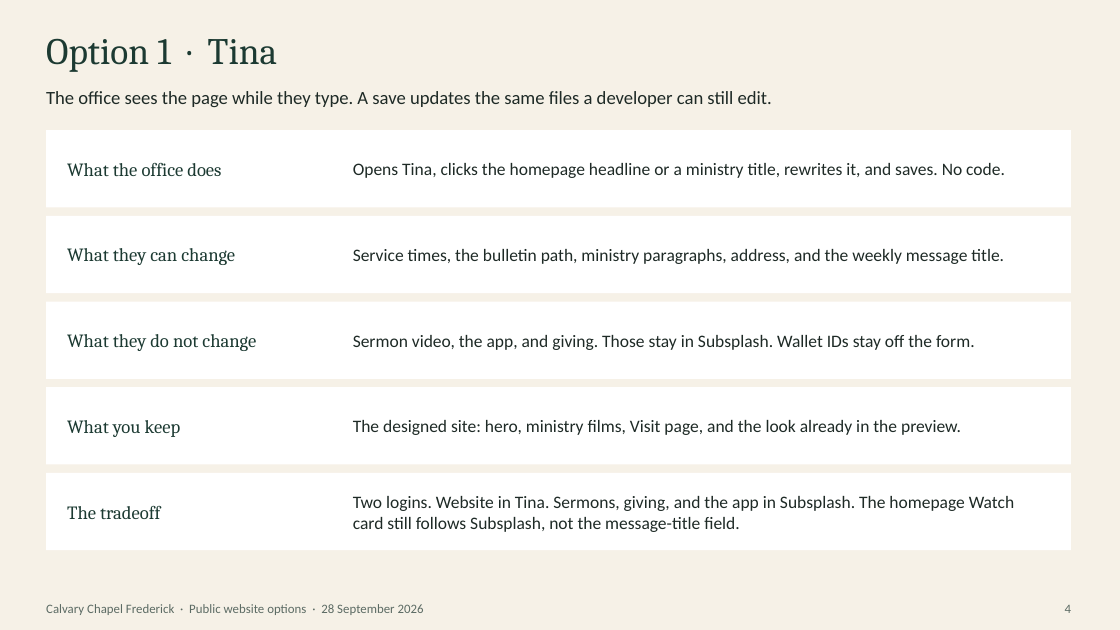
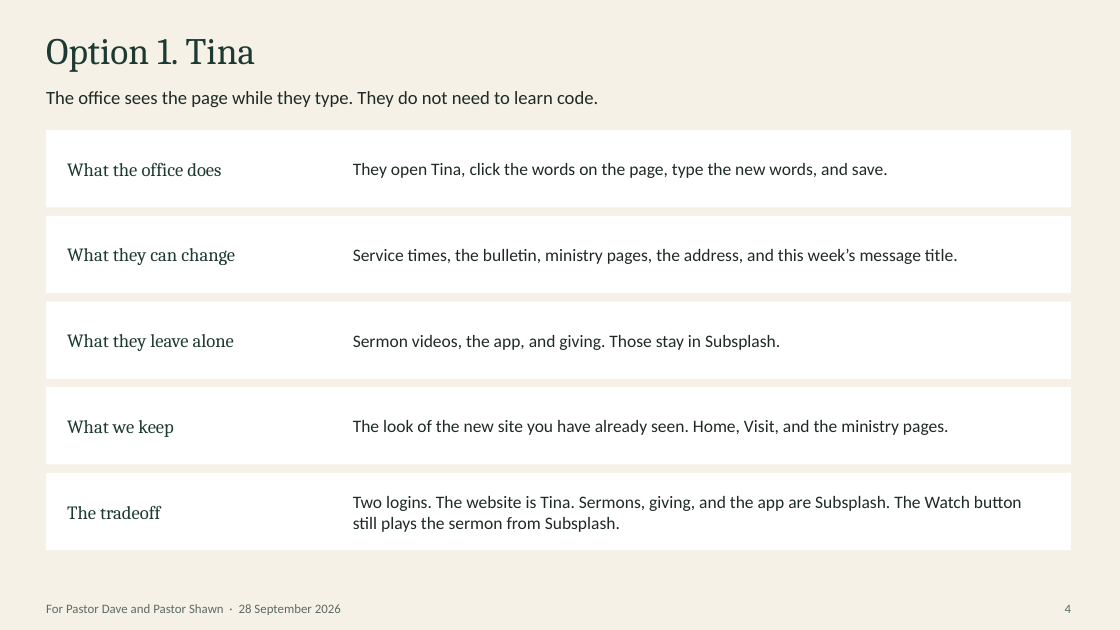
Before and after one commit to NSDQ-160th/calvary-frederick, a slide deck: slide 4 of docs/website-options.pptx. Drawn at 1120x630 pixels with LibreOffice and Linux fonts; fonts in the diff are those of the drawing. Boxes give left, top, right and bottom in pixels: in the first picture for what was removed or moved away, otherwise in the second. Text is boxed around its words. In the diff, an @@ line names an element or a change of style, - is before the commit and + after.

Commit message:
docs: rewrite the website choice for Pastor Dave and Pastor Shawn
The deck now explains Tina and SnapPages in plain language, with the app, giving, and sermons staying on Subsplash either way.

```diff
--- a/docs/website-options.pptx
+++ b/docs/website-options.pptx
@@ text at (46, 38, 256, 72): text changed @@
-Option 1 · Tina
+Option 1. Tina
@@ text at (46, 91, 598, 107): text changed @@
-The office sees the page while they type. A save updates the same files a developer can still edit.
+The office sees the page while they type. They do not need to learn code.
@@ text at (353, 163, 888, 178): text changed @@
-Opens Tina, clicks the homepage headline or a ministry title, rewrites it, and saves. No code.
+They open Tina, click the words on the page, type the new words, and save.
@@ text at (353, 249, 958, 264): text changed @@
-Service times, the bulletin path, ministry paragraphs, address, and the weekly message title.
+Service times, the bulletin, ministry pages, the address, and this week’s message title.
@@ text at (67, 334, 234, 351): text changed @@
-What they do not change
+What they leave alone
@@ text at (353, 335, 780, 350): text changed @@
-Sermon video, the app, and giving. Those stay in Subsplash. Wallet IDs stay off the form.
+Sermon videos, the app, and giving. Those stay in Subsplash.
@@ text at (67, 420, 174, 437): text changed @@
-What you keep
+What we keep
@@ text at (353, 420, 949, 435): text changed @@
-The designed site: hero, ministry films, Visit page, and the look already in the preview.
+The look of the new site you have already seen. Home, Visit, and the ministry pages.
@@ text at (353, 496, 1022, 532): text changed @@
-Two logins. Website in Tina. Sermons, giving, and the app in Subsplash. The homepage Watch card still follows Subsplash, not the message-title field.
+Two logins. The website is Tina. Sermons, giving, and the app are Subsplash. The Watch button still plays the sermon from Subsplash.
@@ text at (46, 604, 341, 615): text changed @@
-Calvary Chapel Frederick · Public website options · 28 September 2026
+For Pastor Dave and Pastor Shawn · 28 September 2026
```
Also in this commit, not shown: 7 other slides changed.
